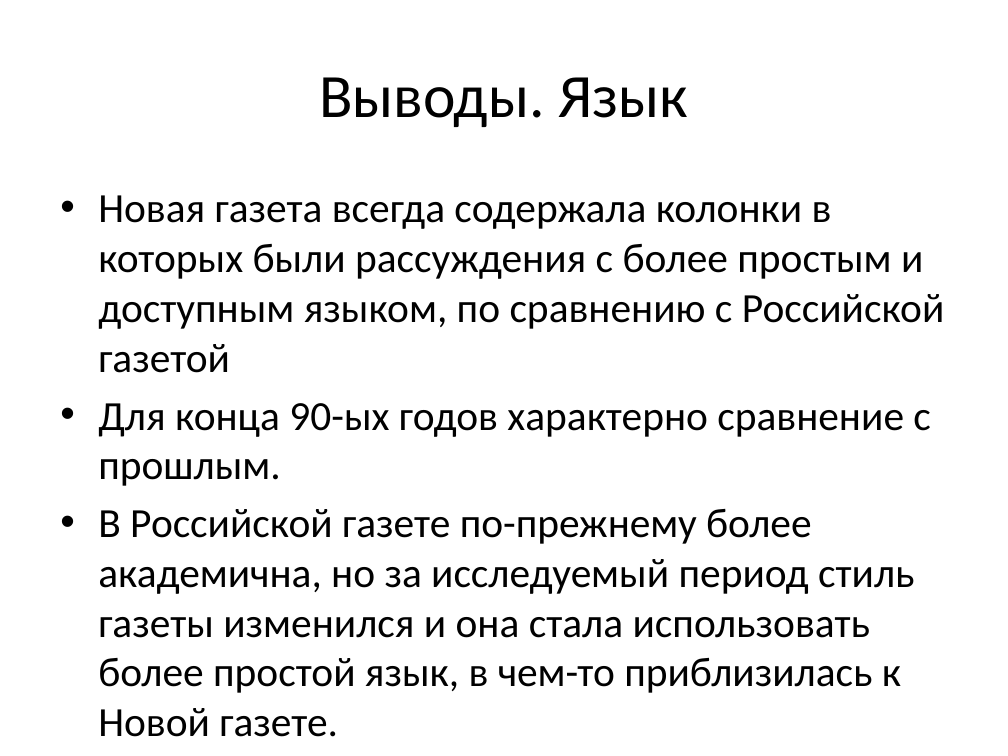
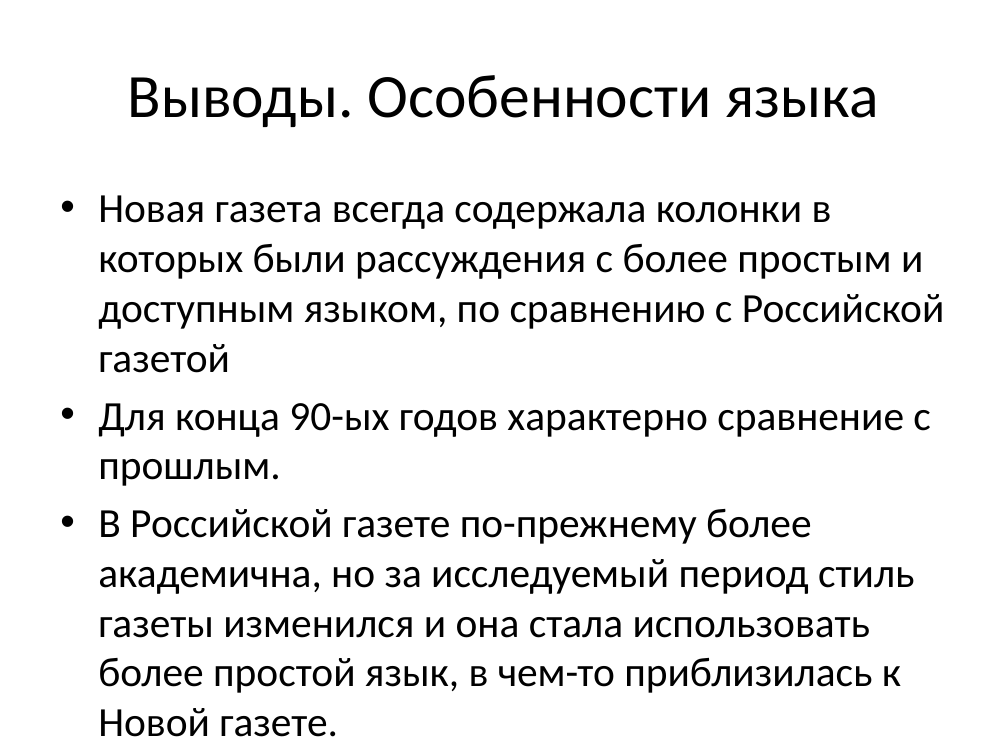
Before and after one commit to arassadin/hse_ling, a slide deck: slide 32 of ng_rg_presentation.pptx (slide 33 before the commit). Drawn at 1008x756 pixels with LibreOffice and Linux fonts; fonts in the diff are those of the drawing. Boxes give left, top, right and bottom in pixels: in the first picture for what was removed or moved away, otherwise in the second. Text is boxed around its words. In the diff, an @@ line names an element or a change of style, - is before the commit and + after.

```diff
--- a/ng_rg_presentation.pptx
+++ b/ng_rg_presentation.pptx
@@ title at (128, 75, 878, 127): text changed @@
-Выводы. Язык
+Выводы. Особенности языка
```
Also in this commit, not shown: 6 other slides changed, 1 slide removed.
